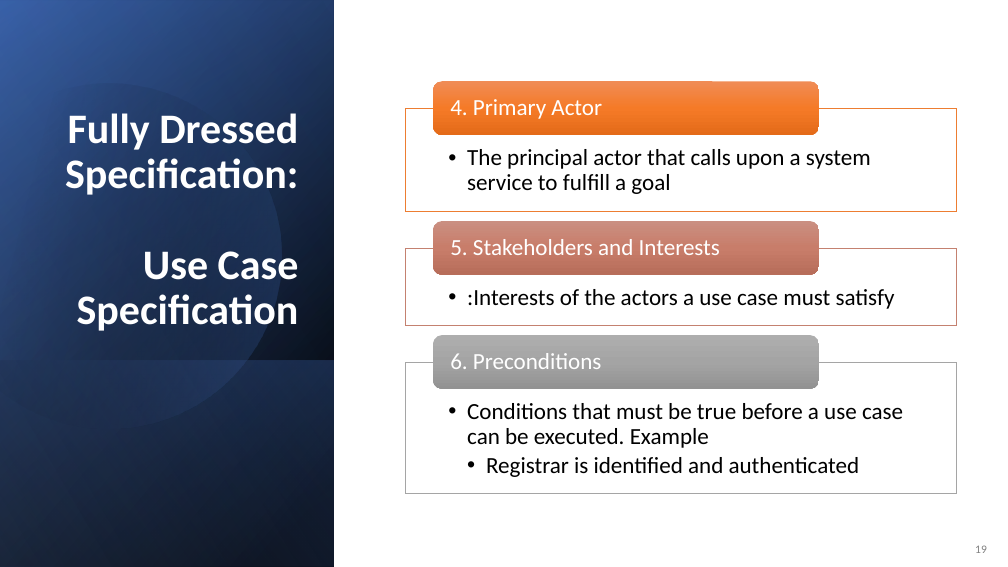
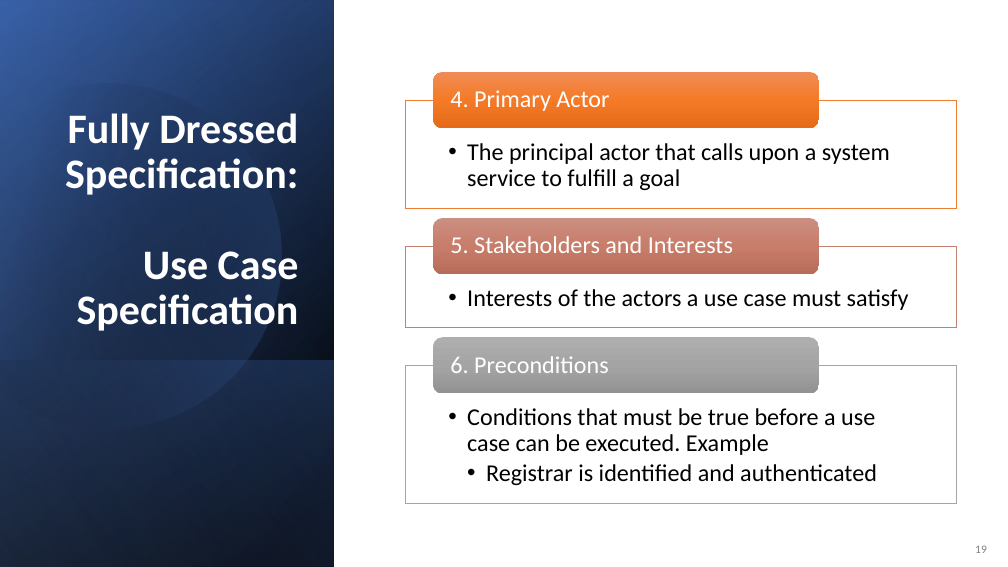
Before and after one commit to kthanasi-git/SW_Engineering, a slide deck: slide 19 of SOFTWARE ENGINEERING/SLIDES/6-Use Cases and SSDs.pptx. Drawn at 1008x567 pixels with LibreOffice and Linux fonts; fonts in the diff are those of the drawing. Boxes give left, top, right and bottom in pixels: in the first picture for what was removed or moved away, otherwise in the second. Text is boxed around its words. In the diff, an @@ line names an element or a change of style, - is before the commit and + after.

```diff
--- a/SOFTWARE ENGINEERING/SLIDES/6-Use Cases and SSDs.pptx
+++ b/SOFTWARE ENGINEERING/SLIDES/6-Use Cases and SSDs.pptx
@@ rounded rectangle: place and size @@
-rounded rectangle at bbox=[433, 82, 819, 135]
+rounded rectangle at bbox=[433, 72, 819, 128]
@@ size 22 to 23 pt in 5 elements at bbox=[450, 236, 733, 253], bbox=[450, 356, 609, 373], bbox=[467, 143, 890, 190], bbox=[467, 408, 877, 485], bbox=[450, 90, 609, 111] @@
@@ text "4. Primary Actor": place and size @@
-text "4. Primary Actor" at bbox=[450, 99, 602, 119]
+text "4. Primary Actor" at bbox=[450, 90, 609, 111]
@@ rectangle: place and size @@
-rectangle at bbox=[405, 108, 957, 211]
+rectangle at bbox=[405, 100, 957, 208]
@@ text at bbox=[467, 289, 909, 310]: text changed; size 22 to 23 pt @@
-  • :Interests of the actors a use case must satisfy
+  • Interests of the actors a use case must satisfy
@@ rounded rectangle: place and size @@
-rounded rectangle at bbox=[433, 335, 819, 389]
+rounded rectangle at bbox=[433, 337, 819, 393]
@@ rectangle: place and size @@
-rectangle at bbox=[405, 362, 957, 494]
+rectangle at bbox=[405, 365, 957, 503]
```
Also in this commit, not shown: 2 other slides changed, 1 slide added, 2 other files.
